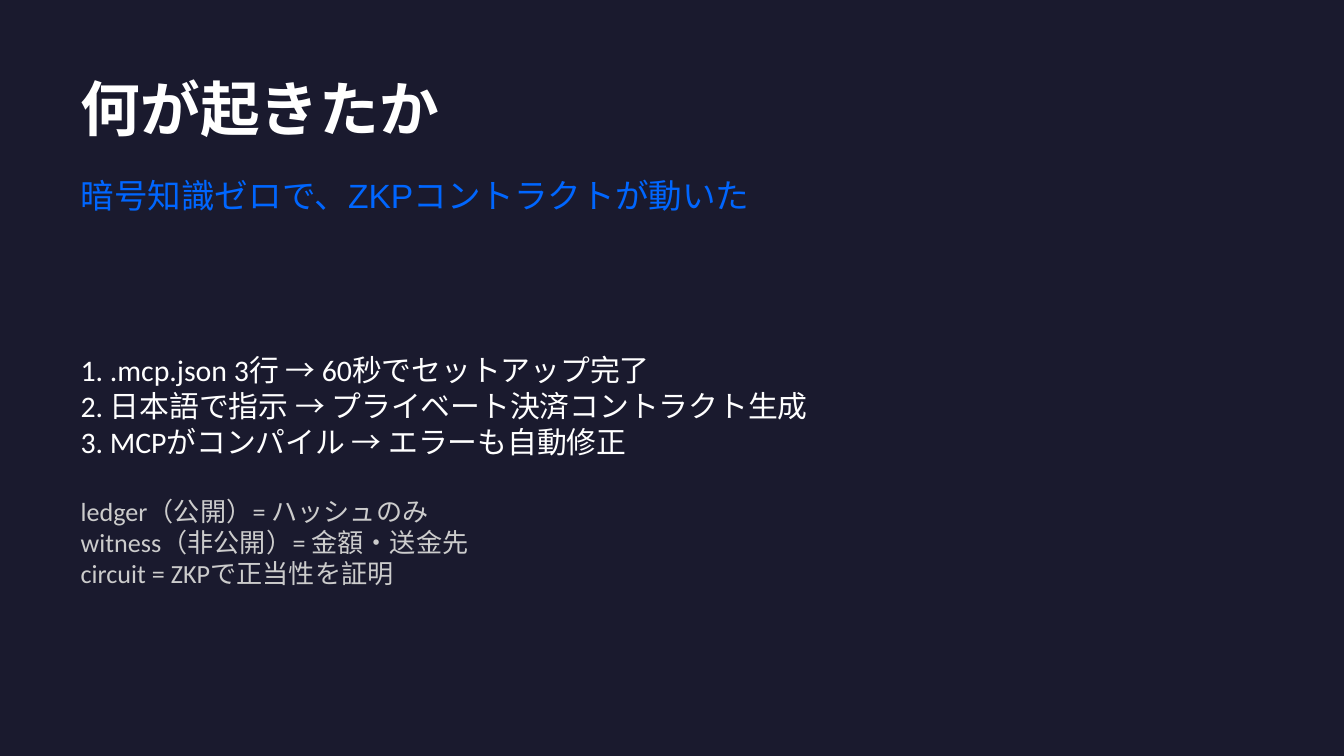
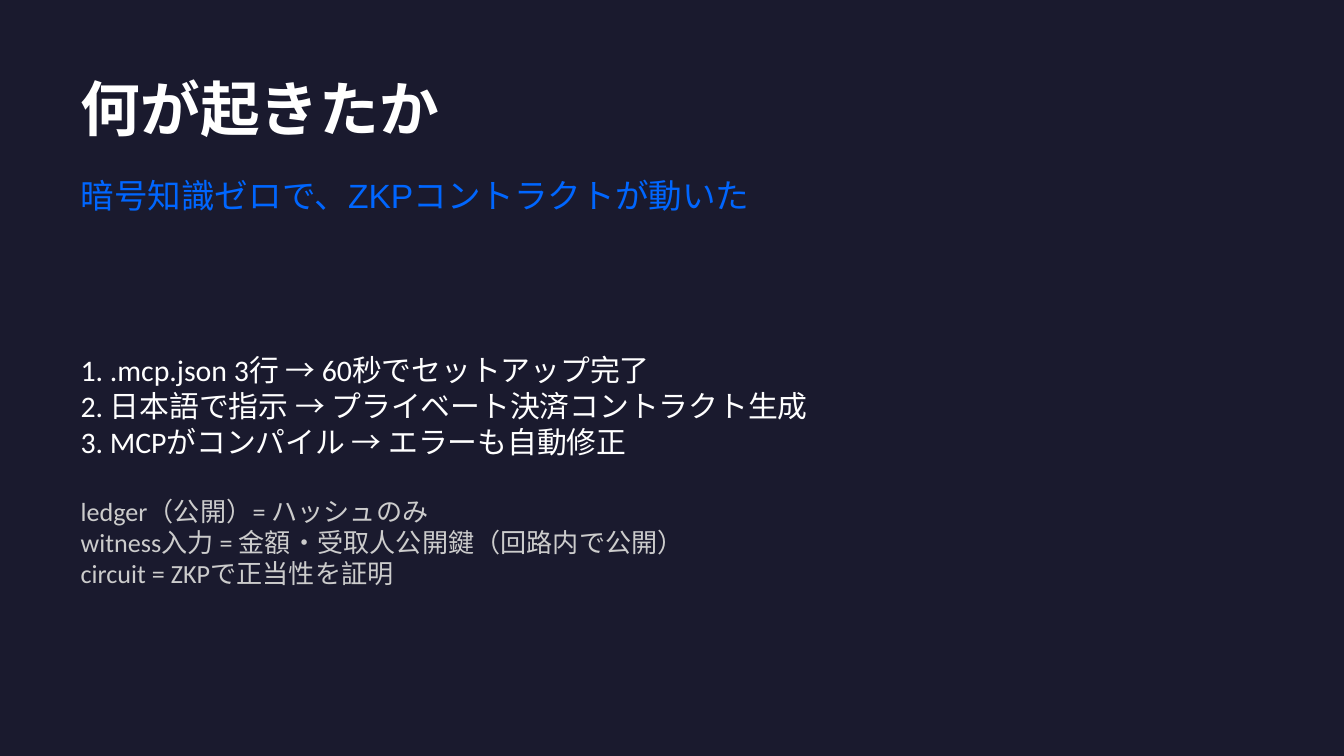
Before and after one commit to sition-jp/midnight-private-payment-demo, a slide deck: slide 12 of docs/midnight-mcp-demo.pptx. Drawn at 1344x756 pixels with LibreOffice and Linux fonts; fonts in the diff are those of the drawing. Boxes give left, top, right and bottom in pixels: in the first picture for what was removed or moved away, otherwise in the second. Text is boxed around its words. In the diff, an @@ line names an element or a change of style, - is before the commit and + after.

```diff
--- a/docs/midnight-mcp-demo.pptx
+++ b/docs/midnight-mcp-demo.pptx
@@ text at (x1=81, y1=530, x2=684, y2=555): text changed @@
-witness（非公開）= 金額・送金先
+witness入力 = 金額・受取人公開鍵（回路内で公開）
```
Also in this commit, not shown: 1 other slide changed, 21 other files.
